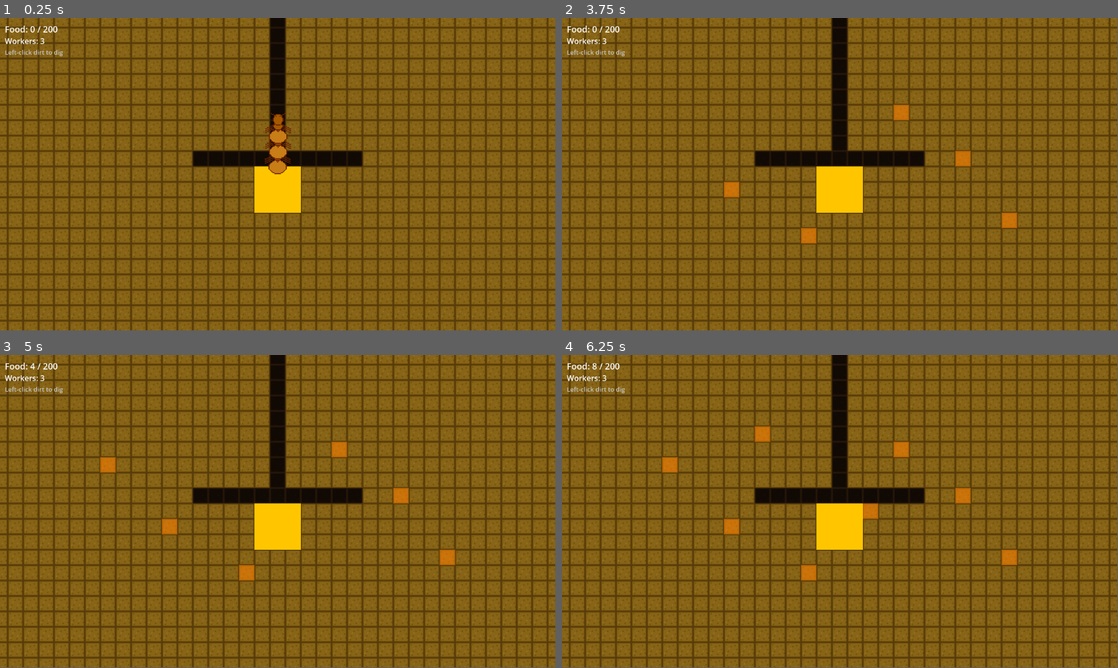
Above: before the commit, frames 1-4 (two rows, left to right).
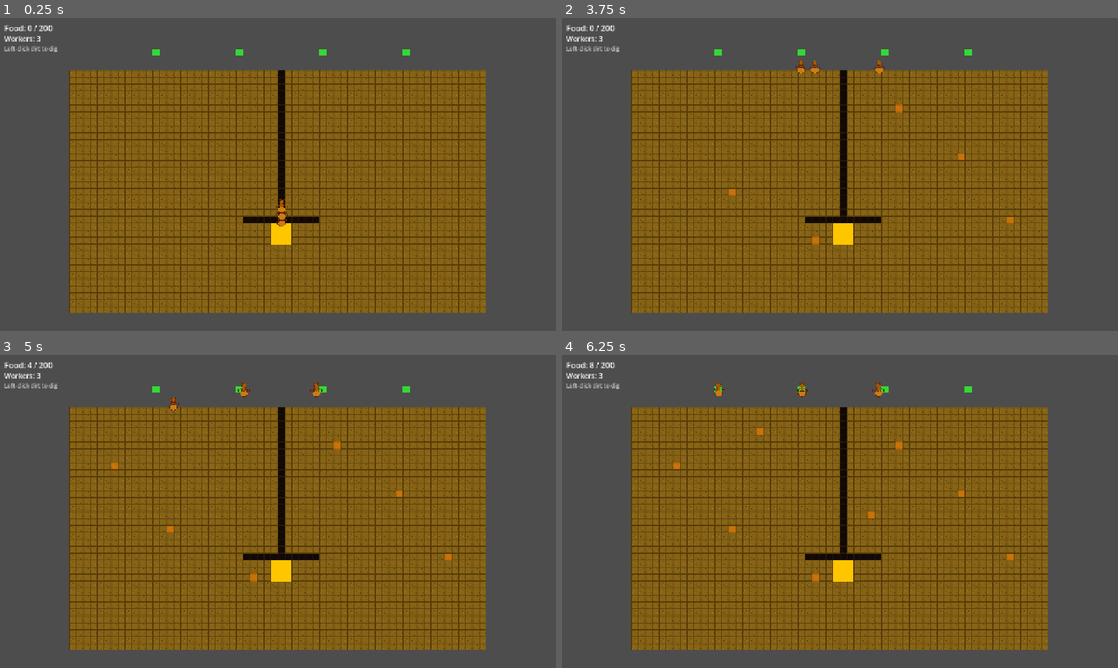
Above: after the commit, the same moments.

Repository: SnazzyTrack9218/ant-colony-wars
Game: Godot game, scene res://scenes/main/main.tscn
The game is run twice, just before and just after one commit, with the same random seed, the same clock (stepped at 60 frames per second) and the same inputs.
Inputs (mouse positions are in pixels of both pictures, inside the frame that each line leads up to):
- Up to frame 1 (0.25 s): no input
- Up to frame 2 (3.75 s): tap Enter (ui_accept) at 0.5, 0.77, 1.52, 3.02 s; move the mouse to (962, 158) at 0.52 s; hold H 0.53-1.28 s; click (962, 158) at 0.67 s; move the mouse to (728, 190) at 1.27 s; tap M at 1.35 s; click (728, 190) at 1.42 s; move the mouse to (895, 105) at 2.02 s; hold Space 2.03-2.78 s; click (895, 105) at 2.17 s; move the mouse to (812, 237) at 2.77 s; tap H at 2.85 s; click (812, 237) at 2.92 s; move the mouse to (1006, 221) at 3.52 s; hold M from 3.53 s (still down); click (1006, 221) at 3.67 s
- Up to frame 3 (5 s): tap Enter (ui_accept) at 3.77, 4.52 s; move the mouse to (111, 464) at 4.27 s; release M at 4.28 s; tap Space at 4.35 s; click (111, 464) at 4.42 s
- Up to frame 4 (6.25 s): move the mouse to (867, 511) at 5.02 s; hold H 5.03-5.78 s; click (867, 511) at 5.17 s; move the mouse to (756, 433) at 5.77 s; tap M at 5.85 s; click (756, 433) at 5.92 s; tap Enter (ui_accept) at 6.02 s
In our replay, the window is 799x449 before the commit and 800x450 after it. These sizes can differ from the game's own. Grey fills any space a smaller window leaves; there, only what the larger window draws over its background counts as a difference.

The runs differ from the first frame. In frame 1, 63% of the frame differs, in the area x 0-100%, y 0-100%; in frame 2, 63%; in frame 3, 63%; in frame 4, 63%.

Commit message:
Fix fullscreen window and camera so ants are always visible
- project.godot: add [display] section — 1280×720 viewport, fullscreen mode,
  canvas_items stretch with expand aspect
- main.gd: camera zoom=1.0, centered at world midpoint (480, 320)
  The world is 60×40 tiles × 16px = 960×640px which fits entirely inside the
  1280×720 viewport at zoom=1, so no ant can ever leave the visible area
- main.tscn: Camera2D zoom set to (1,1) to match

Co-Authored-By: Claude Sonnet 4.6 <noreply@anthropic.com>

Diff:
--- a/project.godot
+++ b/project.godot
@@ -15,6 +15,14 @@
 config/features=PackedStringArray("4.6", "Forward Plus")
 config/icon="res://icon.svg"
 
+[display]
+
+window/size/viewport_width=1280
+window/size/viewport_height=720
+window/size/mode=3
+window/stretch/mode="canvas_items"
+window/stretch/aspect="expand"
+
 [autoload]
 
 AssetLoader="*res://scripts/assets/asset_loader.gd"
--- a/scenes/main/main.tscn
+++ b/scenes/main/main.tscn
@@ -18,6 +18,6 @@
 z_index = 1
 
 [node name="Camera2D" type="Camera2D" parent="."]
-zoom = Vector2(2, 2)
+zoom = Vector2(1, 1)
 
 [node name="HUD" parent="." instance=ExtResource("2_hud")]
--- a/scripts/main.gd
+++ b/scripts/main.gd
@@ -206,7 +206,9 @@
 # ── Camera ────────────────────────────────────────────────────────────────────
 
 func _center_camera() -> void:
-	var queen_center := Vector2(
-			_queen_col * TILE_SIZE + TILE_SIZE / 2.0,
-			_queen_row * TILE_SIZE + TILE_SIZE / 2.0)
-	_camera.position = queen_center
+	# zoom=1 so the entire world (960×640 px) fits inside the 1280×720 viewport —
+	# ants can never walk off-screen regardless of where they go.
+	_camera.zoom = Vector2(1.0, 1.0)
+	_camera.position = Vector2(
+			_world_w * TILE_SIZE / 2.0,
+			_world_h * TILE_SIZE / 2.0)
